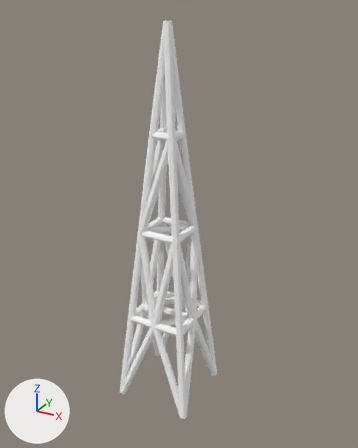
An edit to the Blender file data/truss_tower.blend, drawn before and after from the same camera.
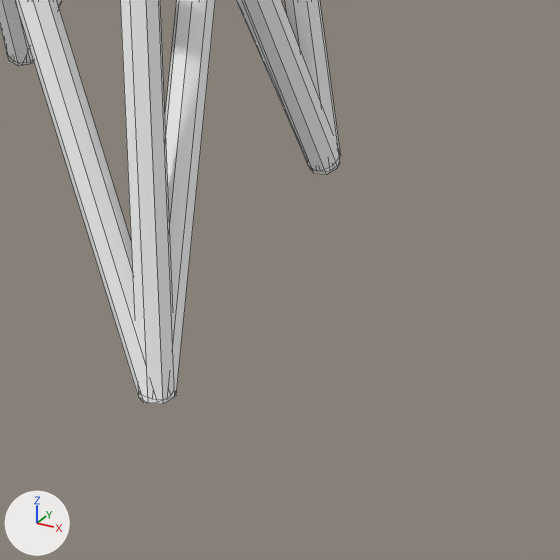
Each version appears first whole from a 50 mm camera at (3.45, -4.57, 5.15) aimed at (0.64, 0.53, 2.6), and next in a close-up on the part from 43% to 72% of the width and 77% to 100% of the height. The axes (+X, +Y, +Z) are drawn at lower left. The lights are the same throughout. The close-ups show mesh edges as thin lines. The same objects are shown in both versions, whatever each file hides.

Before the edit, the objects in view are built like this:
```python
me_cylinder_210 = bpy.data.meshes.new('Cylinder.210')
me_cylinder_210.from_pydata(...)  # 944 vertices, 590 faces; spans x -14.0..22.8, y -7.7..21.1, z -1.5..2.4
me_cylinder_210.materials.append(mat_1_00_1_00_1_00_1_00)  # white #ffffff
ob_cylinder_033 = bpy.data.objects.new('cylinder.033', me_cylinder_210)
ob_cylinder_033.location = (0.188, 0.375, 1.874)
ob_cylinder_033.rotation_euler = (0.0, 0.22, -1.102)  # degrees (0, 13, -63)
ob_cylinder_033.scale = (0.05, 0.05, 1.28)
```
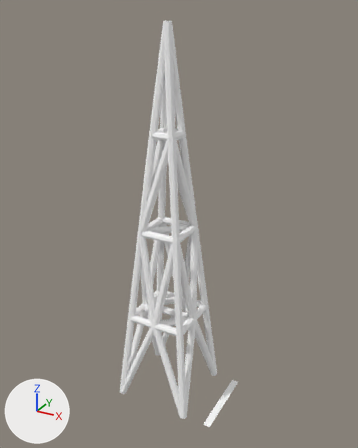
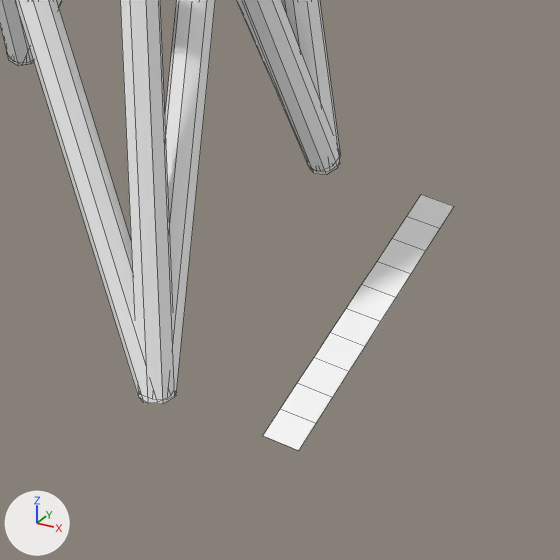
Where the newer file only moved an object's origin or applied its transform, the numbers keep the older frame.

Diff of the bpy script that builds the scene:
```diff
--- a/data/truss_tower.blend.py
+++ b/data/truss_tower.blend.py
@@ me_cylinder_210 @@
 # used by ob_cylinder_033; location = (0.188, 0.375, 1.874); rotation_euler = (0.0, 0.22, -1.102), in degrees (0, 13, -63); scale = (0.05, 0.05, 1.28)
-me_cylinder_210.from_pydata(...)  # 944 vertices, 590 faces; spans x -14.0..22.8, y -7.7..21.1, z -1.5..2.4
+me_cylinder_210.from_pydata(...)  # 966 vertices, 600 faces; spans x -14.0..25.4, y -7.7..27.3, z -1.5..2.4
+# me_cylinder_210 part 1: a new loose piece of 22 vertices spanning x 7.1..25.4, y 16.5..27.3, z -1.4..-1.3, in mat_1_00_1_00_1_00_1_00 (white #ffffff)
 me_cylinder_210.materials.append(mat_1_00_1_00_1_00_1_00)
```

Where the change shows, as pixel boxes (x1, y1, x2, y2) in the close-ups (560 x 560 px):
'cylinder.033', reshaped
    before: (0, 0, 341, 404)
    after: (0, 0, 454, 450)
part 1 of me_cylinder_210, added
    after: (263, 194, 454, 450)
